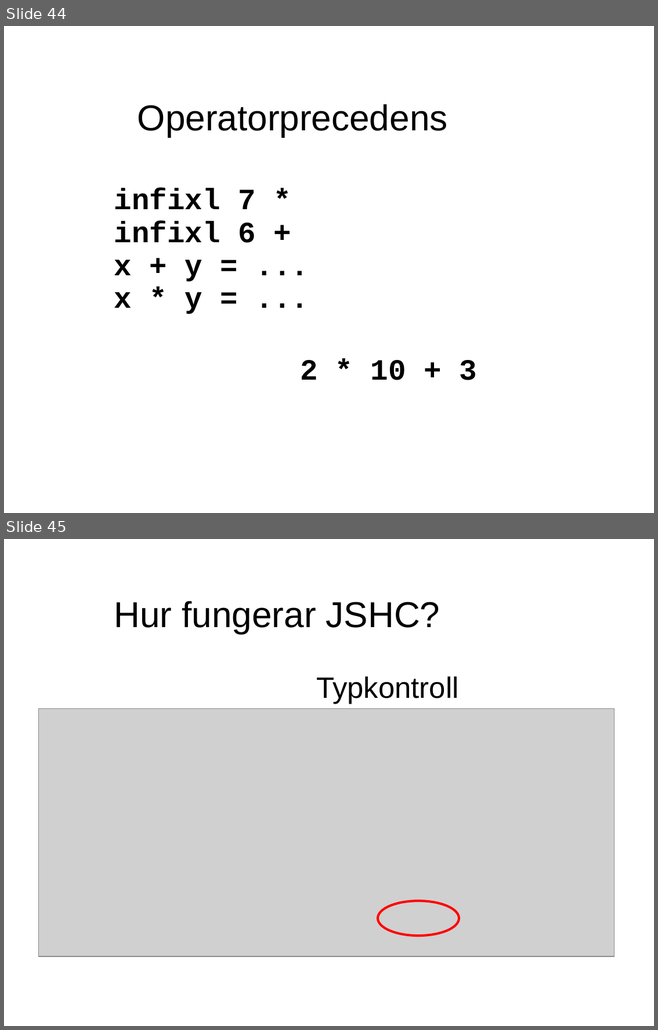
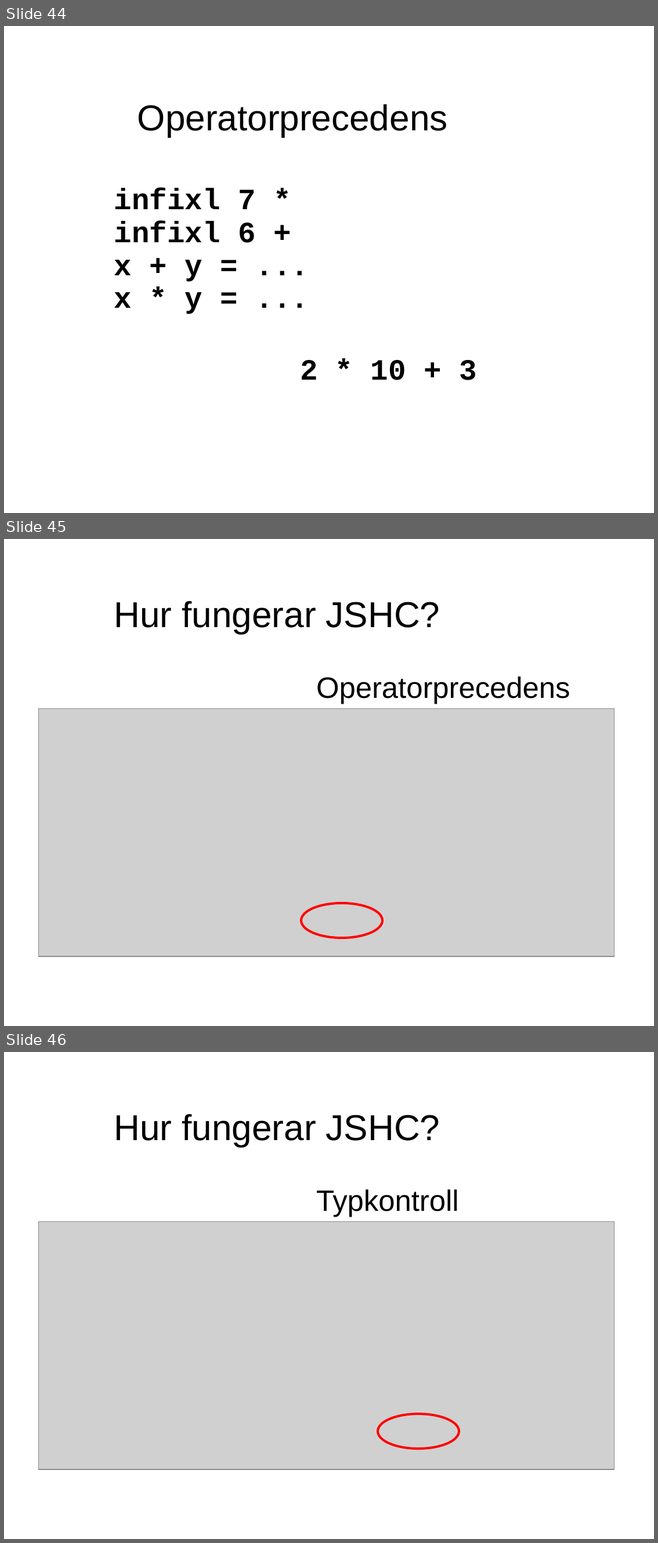
Before and after one commit to evilcandybag/JSHC, a slide deck: report/presentation.ppt. Shown one above the other, each under a label of ours: slides 44 and 45 before the commit, slides 44, 45 and 46 after it. The pictures are 658x1030 and 658x1543 pixels, drawn with LibreOffice and Linux fonts; fonts in the diff are those of the drawing; grey boxes stand for pictures. Boxes give left, top, right and bottom in pixels: in the first picture for what was removed or moved away, otherwise in the second. Text is boxed around its words. In the diff, an @@ line names an element or a change of style, - is before the commit and + after.

```diff
--- a/report/presentation.ppt
+++ b/report/presentation.ppt
@@ slide 45 added at box(4, 539, 654, 1026), background #FFFFFF @@
@@ text added at box(114, 601, 440, 634), 44 pt, text #000000 @@
+Hur fungerar JSHC?
@@ text added at box(316, 676, 570, 704), 36 pt, text #000000 @@
+Operatorprecedens
@@ picture added at box(39, 709, 614, 957) @@
@@ ellipse added at box(301, 903, 382, 938), outline #FF0000 2.83 pt @@
@@ what was slide 45 is now slide 46 @@
```
Also in this commit, not shown: 3 slides changed, 2 other files.
